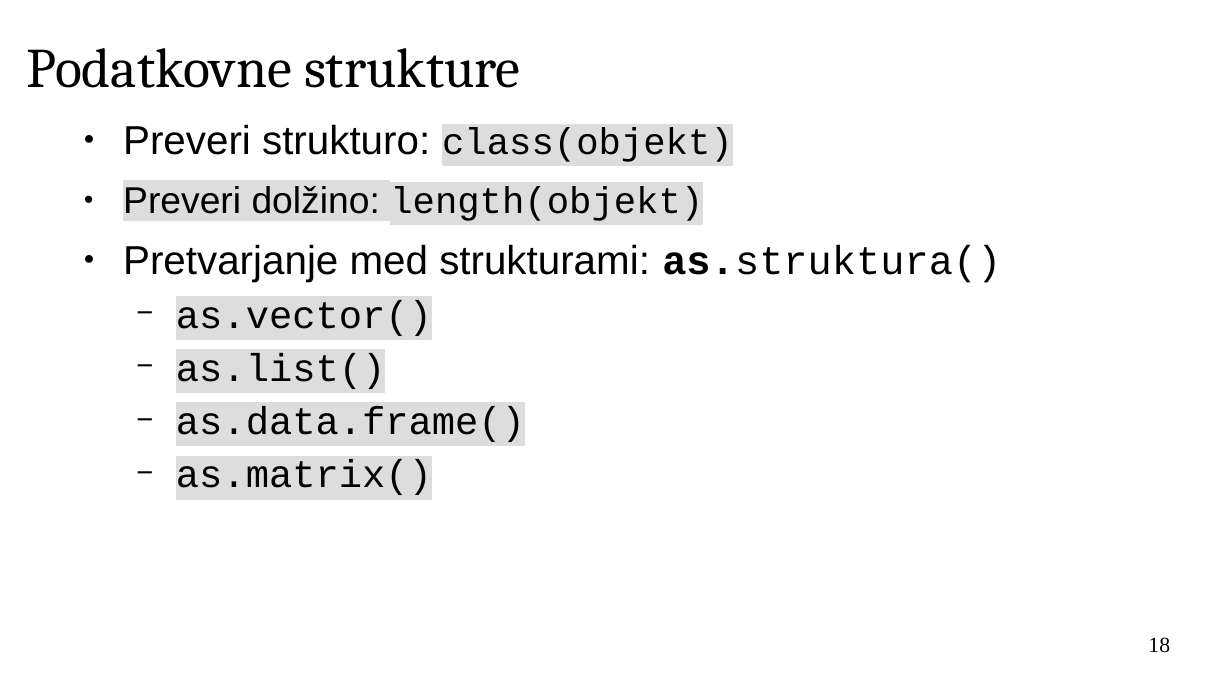
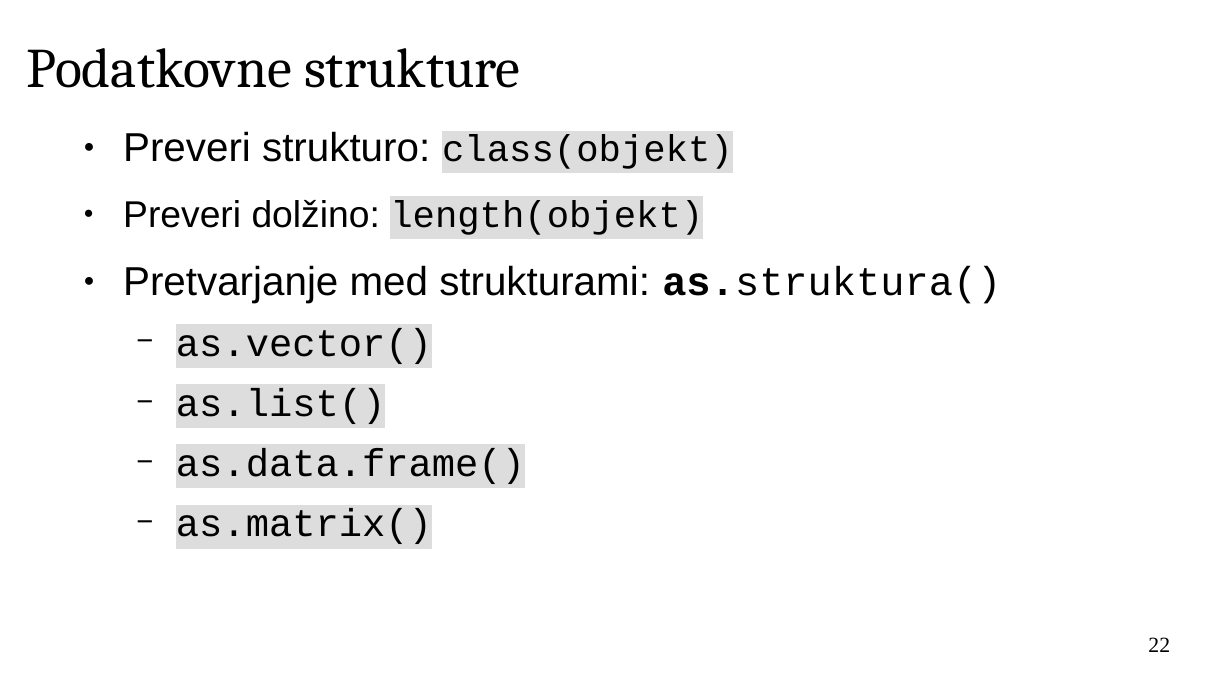
Before and after one commit to janaobsteter/R_tecaj, a slide deck: slide 22 of IT_Rtecaj.odp (slide 18 before the commit). Drawn at 1232x693 pixels with LibreOffice and Linux fonts; fonts in the diff are those of the drawing; background and template pictures are left out. Boxes give left, top, right and bottom in pixels: in the first picture for what was removed or moved away, otherwise in the second. Text is boxed around its words. In the diff, an @@ line names an element or a change of style, - is before the commit and + after.

```diff
--- a/IT_Rtecaj.odp
+++ b/IT_Rtecaj.odp
@@ text "Preveri strukturo: class(objekt)" at bbox=[123, 131, 1001, 544]: highlight #DDDDDD to none in "Preveri dolžino:"; line spacing 1 to 1.15 @@
@@ page number at bbox=[1148, 637, 1170, 652]: text changed @@
-18
+22
```
Also in this commit, not shown: 11 other slides changed, 10 slides added, 1 other file.
